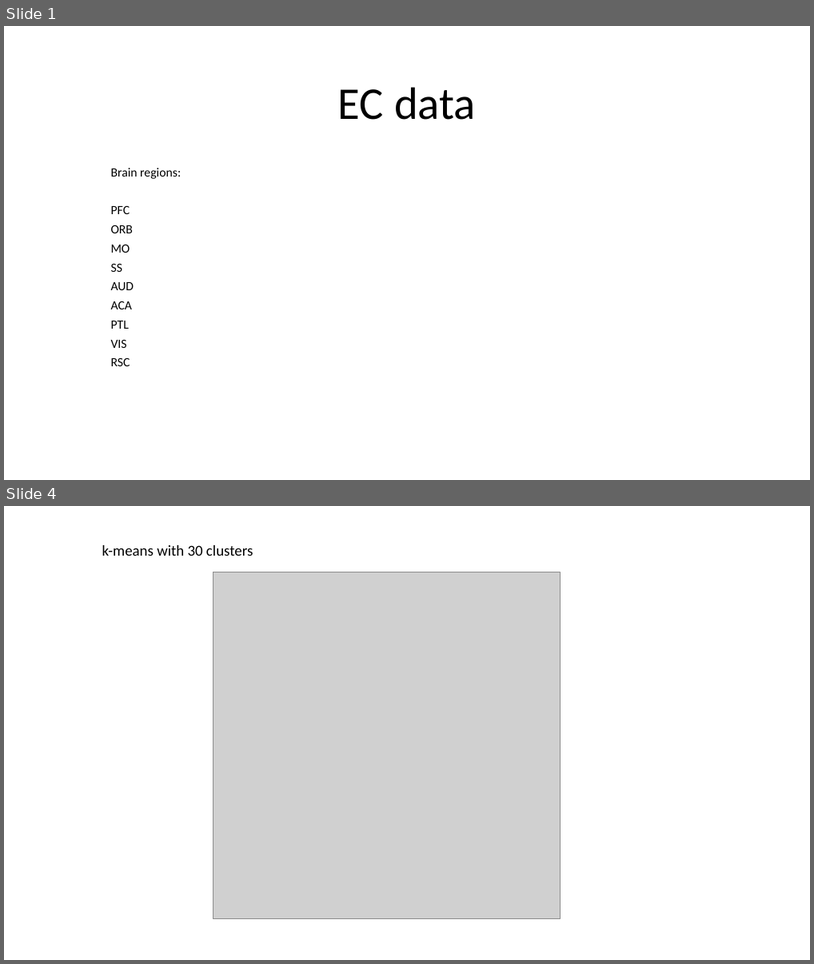
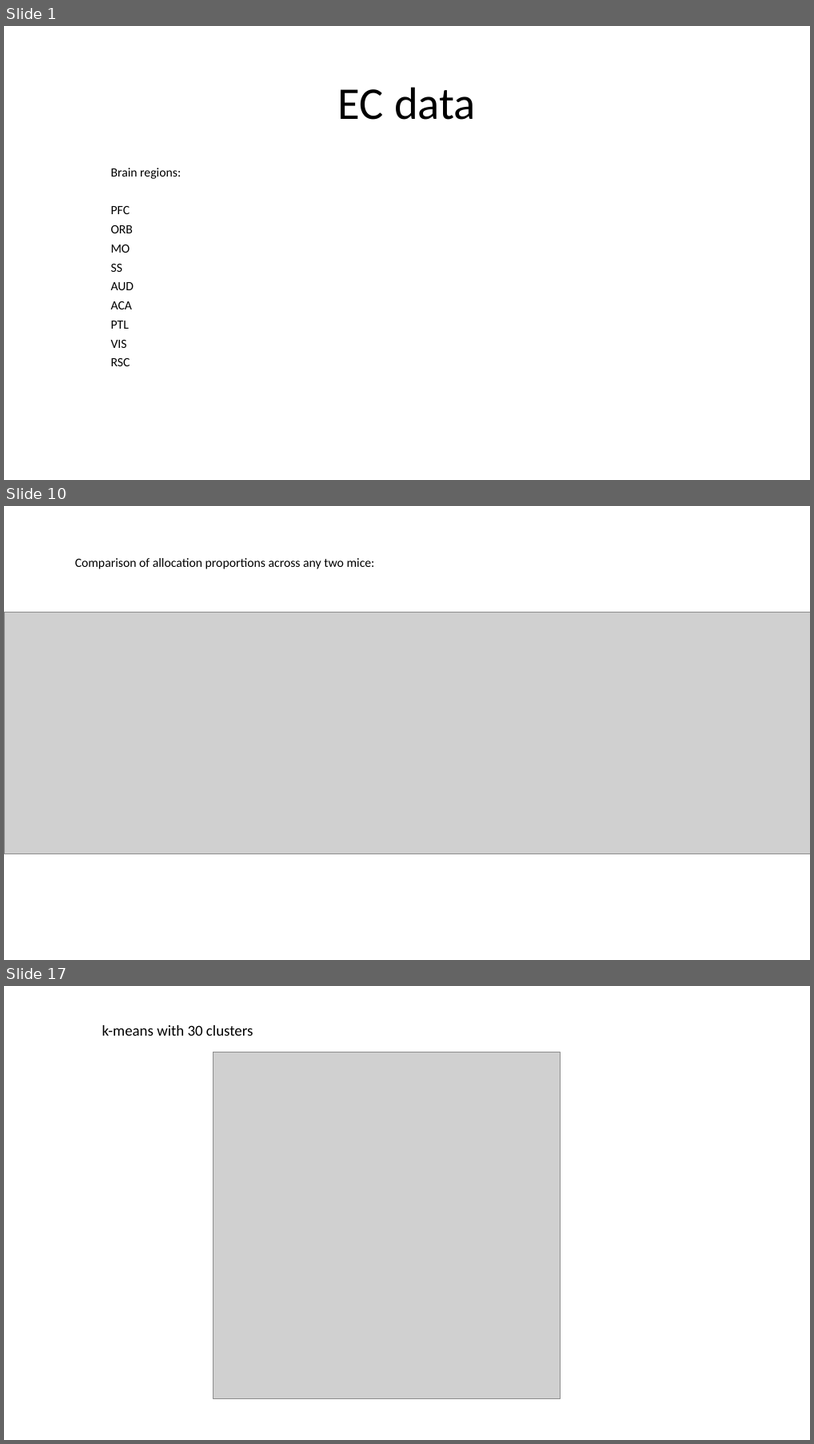
Before and after one commit to jinluliu550/MAPseq_analysis, a slide deck: jinlu/EC.pptx. Shown one above the other, each under a label of ours: slides 1 and 4 before the commit, slides 1, 10 and 17 after it; the slides between them are not shown. The pictures are 814x964 and 814x1444 pixels, drawn with LibreOffice and Linux fonts; fonts in the diff are those of the drawing; grey boxes stand for pictures. Boxes give left, top, right and bottom in pixels: in the first picture for what was removed or moved away, otherwise in the second. Text is boxed around its words. In the diff, an @@ line names an element or a change of style, - is before the commit and + after.

```diff
--- a/jinlu/EC.pptx
+++ b/jinlu/EC.pptx
@@ slide 10 added at [4, 506, 810, 960], background #FFFFFF @@
@@ text added at [75, 558, 375, 569], 15 pt, text #000000 @@
+Comparison of allocation proportions across any two mice:
@@ picture added at [4, 612, 810, 854] @@
@@ what was slide 4 is now slide 17 @@
```
Also in this commit, not shown: 18 other slides added, 3 slides removed, 25 other files.
